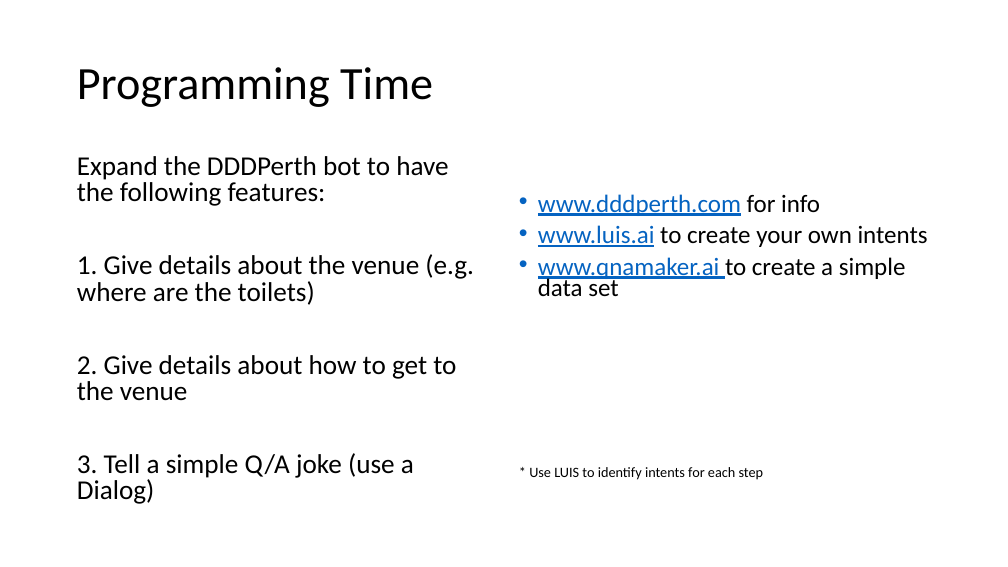
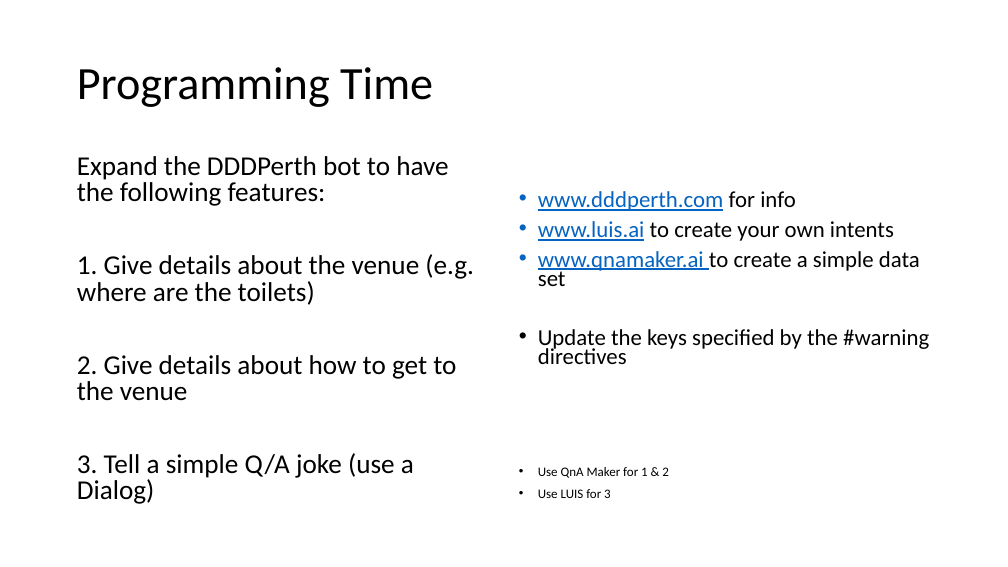
Before and after one commit to aidanmorgan/chatbot-workshop, a slide deck: slide 29 of Introduction to the Microsoft Bot Framework.pptx (slide 28 before the commit). Drawn at 1008x567 pixels with LibreOffice and Linux fonts; fonts in the diff are those of the drawing. Boxes give left, top, right and bottom in pixels: in the first picture for what was removed or moved away, otherwise in the second. Text is boxed around its words. In the diff, an @@ line names an element or a change of style, - is before the commit and + after.

```diff
--- a/Introduction to the Microsoft Bot Framework.pptx
+++ b/Introduction to the Microsoft Bot Framework.pptx
@@ text at (538, 191, 920, 286): size 23.8 to 21.7 pt in "www.dddperth.com for info", "www.luis.ai to create your own intents", "www.qnamaker.ai to create a simple data set" @@
@@ text at (538, 329, 929, 498): text changed; size 13.6 to 21.7 pt @@
-* Use LUIS to identify intents for each step
+• Update the keys specified by the #warning directives
+• Use QnA Maker for 1 & 2
+• Use LUIS for 3
```
Also in this commit, not shown: 2 other slides changed, 1 slide added, 2 other files.
